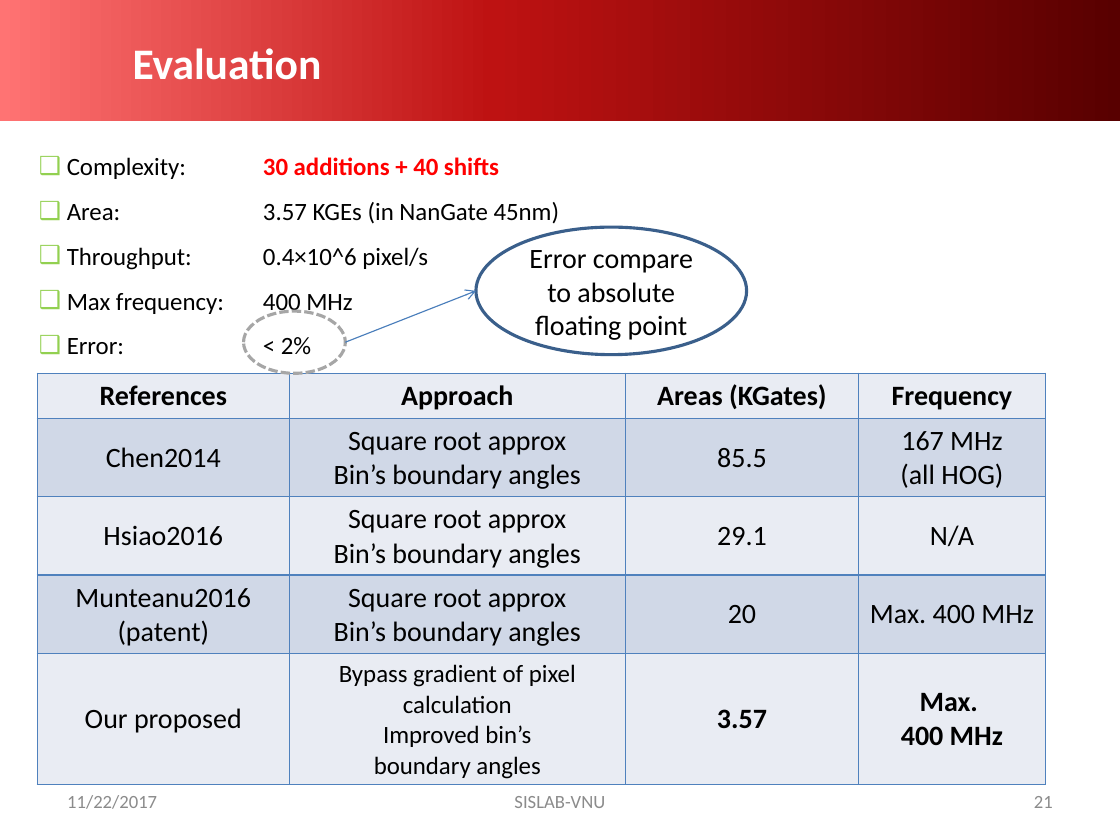
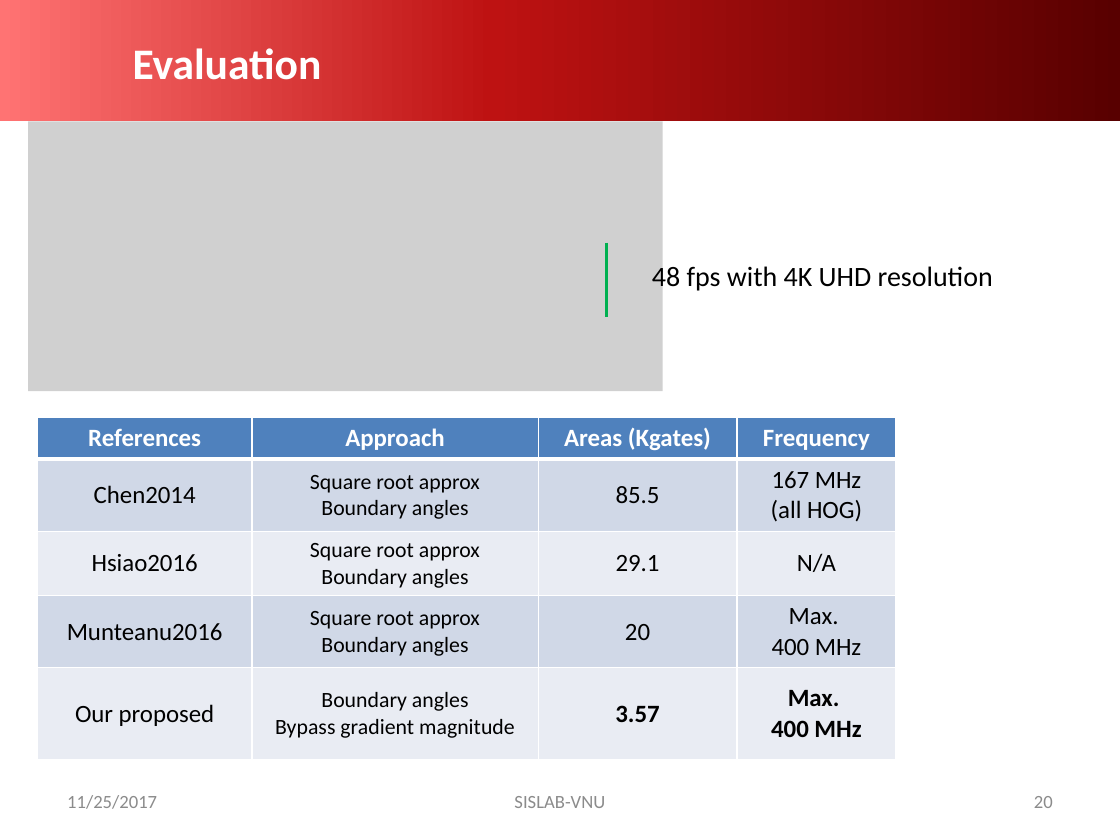
Before and after one commit to Heroh396/heroh396.github.io, a slide deck: slide 20 of imgs/hog.pptx (slide 21 before the commit). Drawn at 1120x840 pixels with LibreOffice and Linux fonts; fonts in the diff are those of the drawing; grey boxes stand for pictures; background and template pictures are left out. Boxes give left, top, right and bottom in pixels: in the first picture for what was removed or moved away, otherwise in the second. Text is boxed around its words. In the diff, an @@ line names an element or a change of style, - is before the commit and + after.

```diff
--- a/imgs/hog.pptx
+++ b/imgs/hog.pptx
@@ picture added at box(28, 121, 663, 391) @@
@@ text removed at box(67, 157, 560, 355) @@
-❑ Complexity: 30 additions + 40 shifts
-❑ Area: 3.57 KGEs (in NanGate 45nm)
-❑ Throughput: 0.4×10^6 pixel/s
-❑ Max frequency: 400 MHz
-❑ Error: < 2%
@@ ellipse removed at box(476, 227, 747, 355) @@
-Error compare to absolute floating point
@@ line added from (607, 243) to (607, 317), #00B050 2 pt @@
@@ text added at box(652, 263, 993, 293), 18 pt, text #000000 @@
+48 fps with 4K UHD resolution
@@ arrow removed from (345, 343) to (476, 291) @@
@@ ellipse removed at box(243, 311, 345, 374) @@
@@ table at box(37, 418, 896, 756) @@
-row 1, column 3: Areas (KGates)
+row 1, column 3: Areas (Kgates)
-row 2, column 2: Square root approx / Bin’s boundary angles
+row 2, column 2: Square root approx / Boundary angles
-row 3, column 2: Square root approx / Bin’s boundary angles
+row 3, column 2: Square root approx / Boundary angles
-row 4: Munteanu2016 / (patent) | Square root approx / Bin’s boundary angles | 20 | Max. 400 MHz
+row 4: Munteanu2016 | Square root approx / Boundary angles | 20 | Max. / 400 MHz
-row 5, column 2: Bypass gradient of pixel calculation / Improved bin’s / boundary angles
+row 5, column 2: Boundary angles / Bypass gradient magnitude
@@ fill #E9EDF4 to #4F81BD in row 1 @@
@@ size 18 to 16 pt in "References", "Approach", "Frequency", "Chen2014" and 11 more places @@
@@ text colour #000000 to #FFFFFF in "References", "Approach", "Frequency" @@
@@ borders changed @@
@@ table: place and size @@
-table at box(37, 373, 1045, 784)
+table at box(37, 418, 896, 756)
@@ text at box(67, 795, 157, 809): text changed @@
-11/22/2017
+11/25/2017
@@ page number at box(1034, 796, 1053, 808): text changed @@
-21
+20
```
Also in this commit, not shown: 12 other slides changed, 11 slides added, 15 slides removed.
